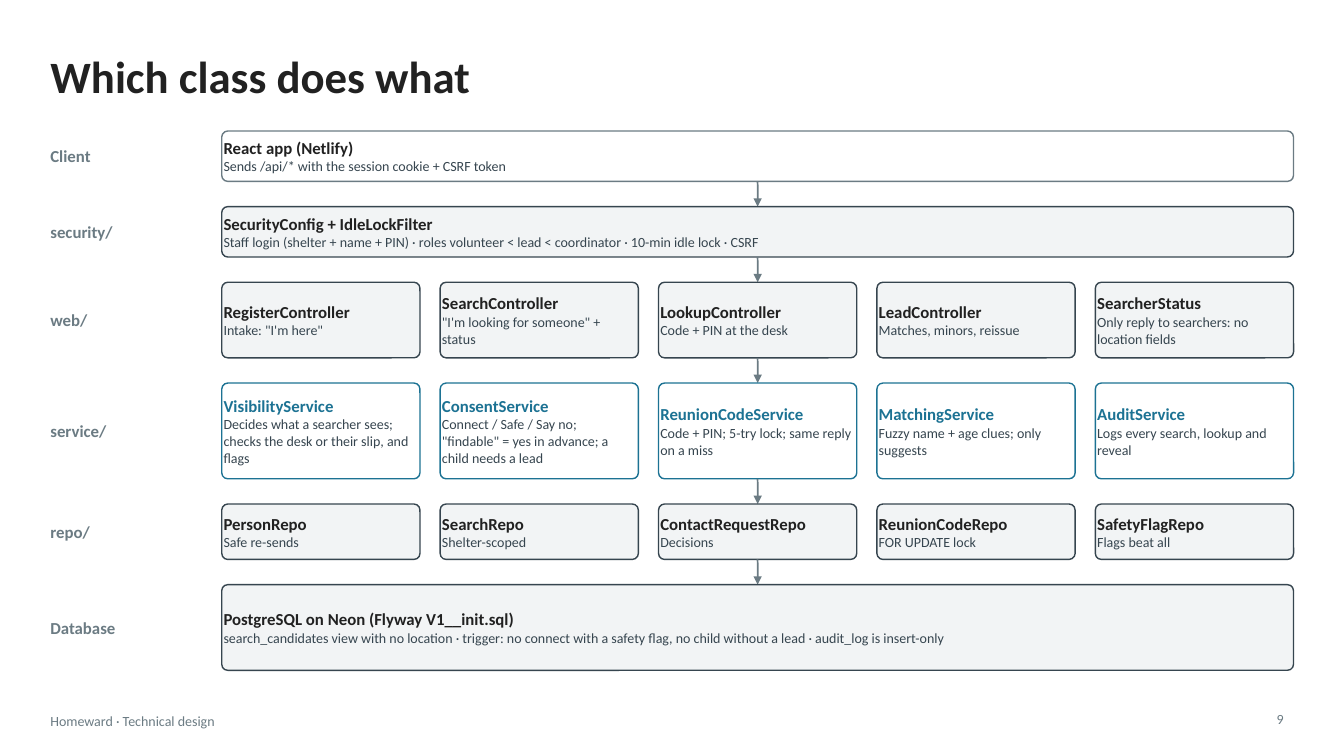
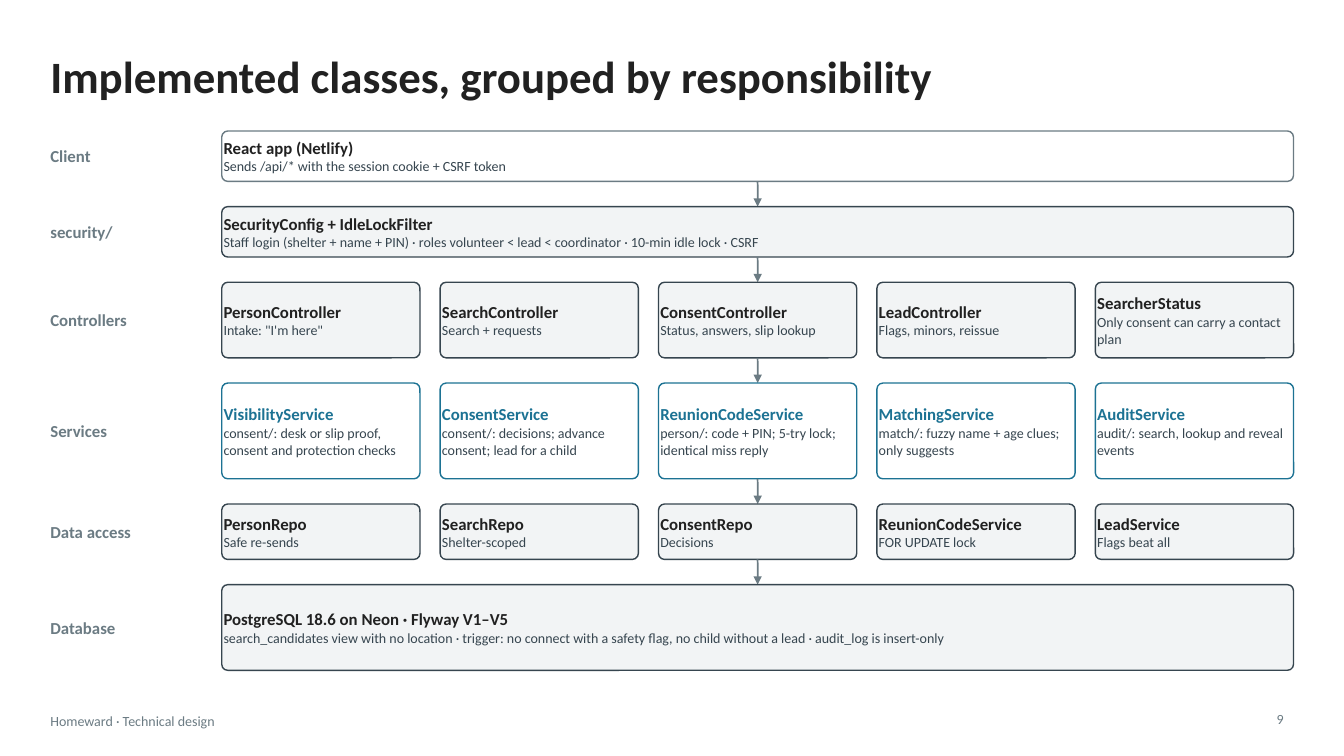
Before and after one commit to growingpenguin/homeward, a slide deck: slide 9 of Homeward_Design.pptx. Drawn at 1344x756 pixels with LibreOffice and Linux fonts; fonts in the diff are those of the drawing. Boxes give left, top, right and bottom in pixels: in the first picture for what was removed or moved away, otherwise in the second. Text is boxed around its words. In the diff, an @@ line names an element or a change of style, - is before the commit and + after.

```diff
--- a/Homeward_Design.pptx
+++ b/Homeward_Design.pptx
@@ title at <box>50,61,931,101</box>: text changed @@
-Which class does what
+Implemented classes, grouped by responsibility
@@ text at <box>50,314,126,326</box>: text changed @@
-web/
+Controllers
@@ text in rounded rectangle at <box>224,306,342,318</box>: text changed @@
-RegisterController
+PersonController
@@ text in rounded rectangle at <box>442,325,542,338</box>: text changed @@
-"I'm looking for someone" + status
+Search + requests
@@ text in rounded rectangle at <box>660,306,816,337</box>: text changed @@
-LookupController
-Code + PIN at the desk
+ConsentController
+Status, answers, slip lookup
@@ text in rounded rectangle at <box>879,325,999,338</box>: text changed @@
-Matches, minors, reissue
+Flags, minors, reissue
@@ text in rounded rectangle at <box>1097,317,1281,347</box>: text changed @@
-Only reply to searchers: no location fields
+Only consent can carry a contact plan
@@ text at <box>50,425,107,437</box>: text changed @@
-service/
+Services
@@ text in rounded rectangle at <box>224,428,396,458</box>: text changed @@
-Decides what a searcher sees; checks the desk or their slip, and flags
+consent/: desk or slip proof, consent and protection checks
@@ text in rounded rectangle at <box>442,428,605,457</box>: text changed @@
-Connect / Safe / Say no; "findable" = yes in advance; a child needs a lead
+consent/: decisions; advance consent; lead for a child
@@ text in rounded rectangle at <box>660,428,836,457</box>: text changed @@
-Code + PIN; 5-try lock; same reply on a miss
+person/: code + PIN; 5-try lock; identical miss reply
@@ text in rounded rectangle at <box>879,428,1060,458</box>: text changed @@
-Fuzzy name + age clues; only suggests
+match/: fuzzy name + age clues; only suggests
@@ text in rounded rectangle at <box>1097,428,1284,455</box>: text changed @@
-Logs every search, lookup and reveal
+audit/: search, lookup and reveal events
@@ text at <box>50,527,131,538</box>: text changed @@
-repo/
+Data access
@@ text in rounded rectangle at <box>660,519,752,533</box>: text changed @@
-ContactRequestRepo
+ConsentRepo
@@ text in rounded rectangle at <box>879,518,1022,530</box>: text changed @@
-ReunionCodeRepo
+ReunionCodeService
@@ text in rounded rectangle at <box>1097,518,1180,530</box>: text changed @@
-SafetyFlagRepo
+LeadService
@@ text in rounded rectangle at <box>224,613,508,628</box>: text changed @@
-PostgreSQL on Neon (Flyway V1__init.sql)
+PostgreSQL 18.6 on Neon · Flyway V1–V5
```
Also in this commit, not shown: 10 other slides changed, 3 other files.
